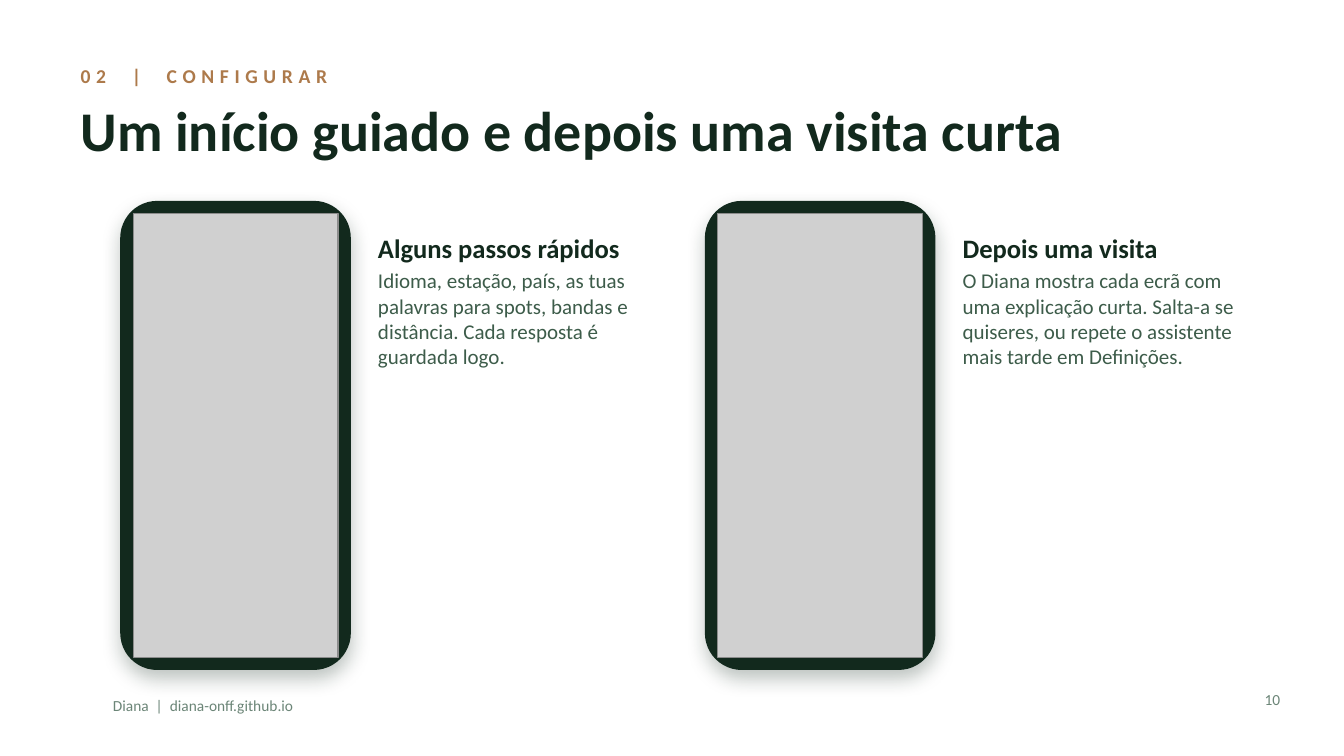
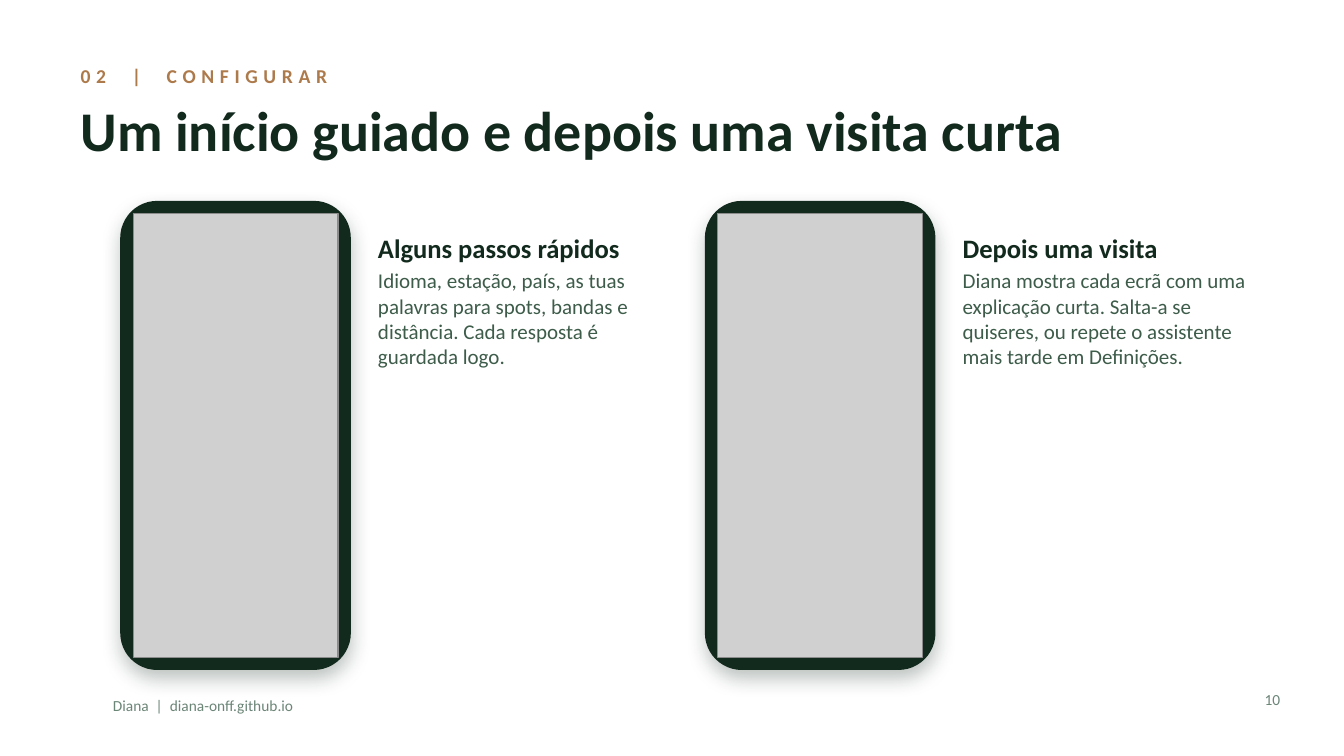
Before and after one commit to diana-onff/diana-onff.github.io, a slide deck: slide 10 of docs/Diana_FaunaFlora_Presentation_PT.pptx. Drawn at 1344x756 pixels with LibreOffice and Linux fonts; fonts in the diff are those of the drawing; grey boxes stand for pictures; background and template pictures are left out. Boxes give left, top, right and bottom in pixels: in the first picture for what was removed or moved away, otherwise in the second. Text is boxed around its words. In the diff, an @@ line names an element or a change of style, - is before the commit and + after.

```diff
--- a/docs/Diana_FaunaFlora_Presentation_PT.pptx
+++ b/docs/Diana_FaunaFlora_Presentation_PT.pptx
@@ text at (963,273,1245,368): text changed @@
-O Diana mostra cada ecrã com uma explicação curta. Salta-a se quiseres, ou repete o assistente mais tarde em Definições.
+Diana mostra cada ecrã com uma explicação curta. Salta-a se quiseres, ou repete o assistente mais tarde em Definições.
```
Also in this commit, not shown: 12 other slides changed.
